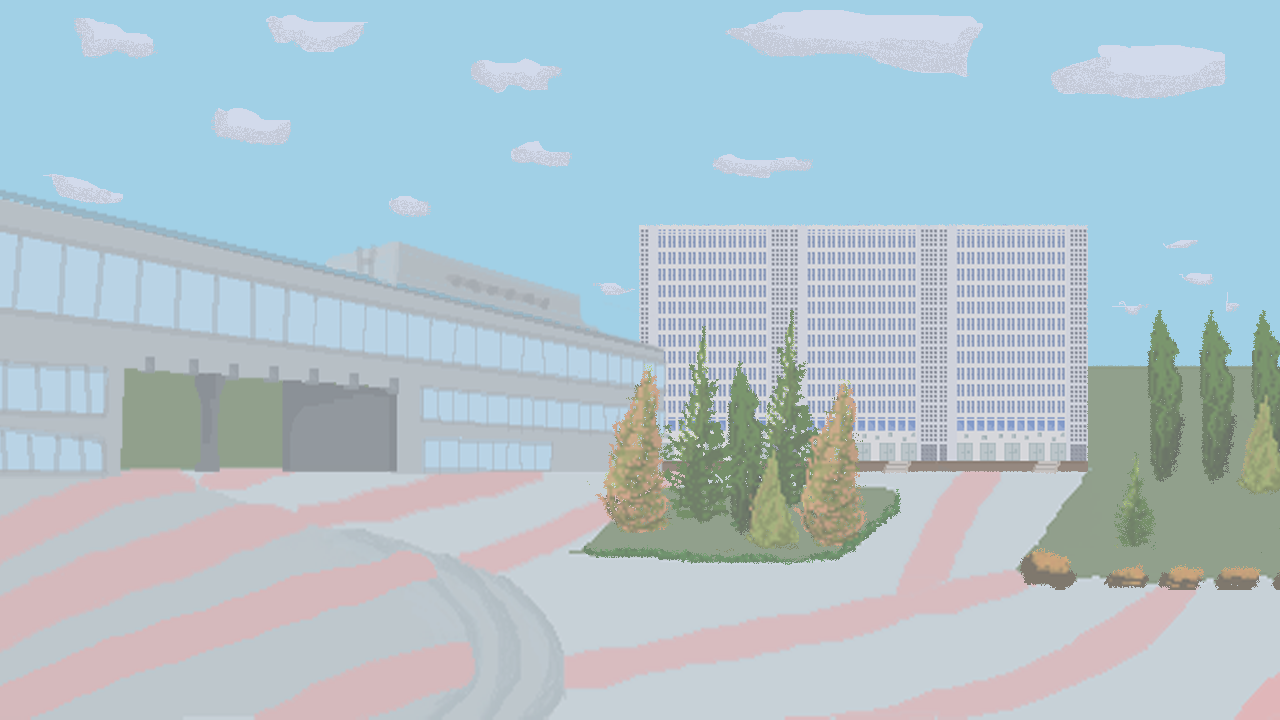
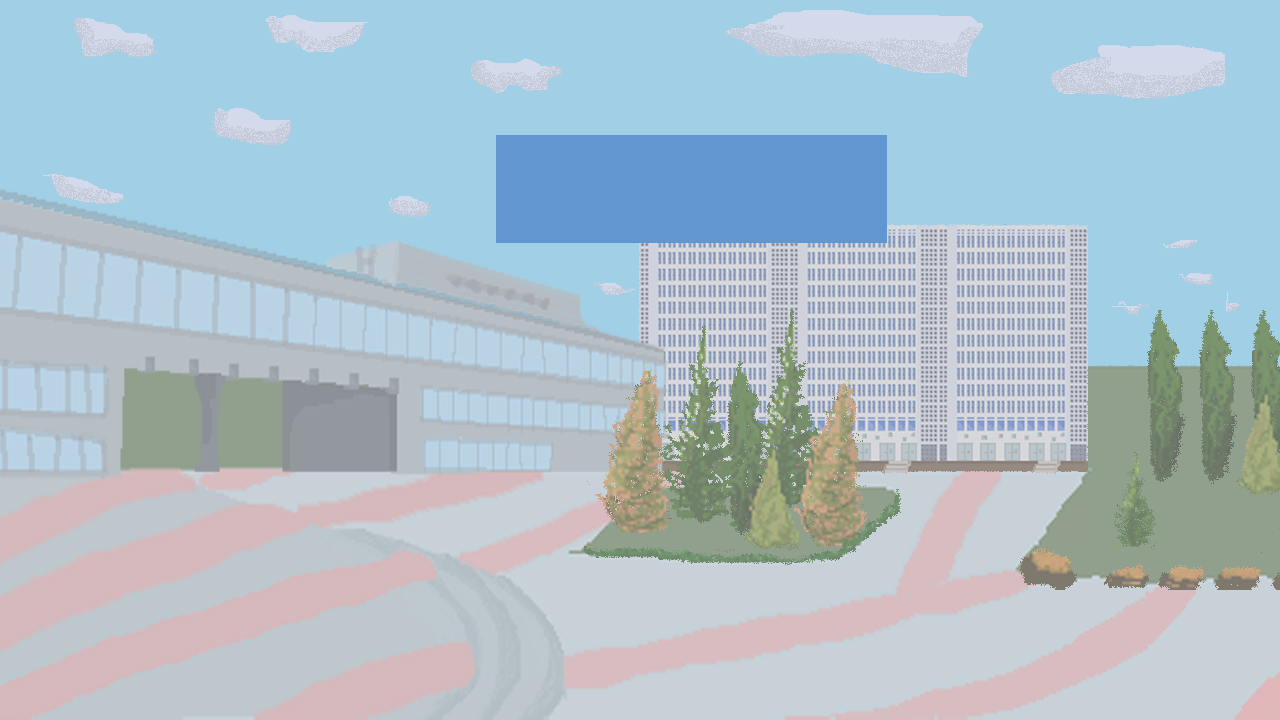
Two versions of the same layered image (1280x720). Layer-by-layer changes:
showed group "buttons" (3 layers) over [496, 135, 887, 243]
